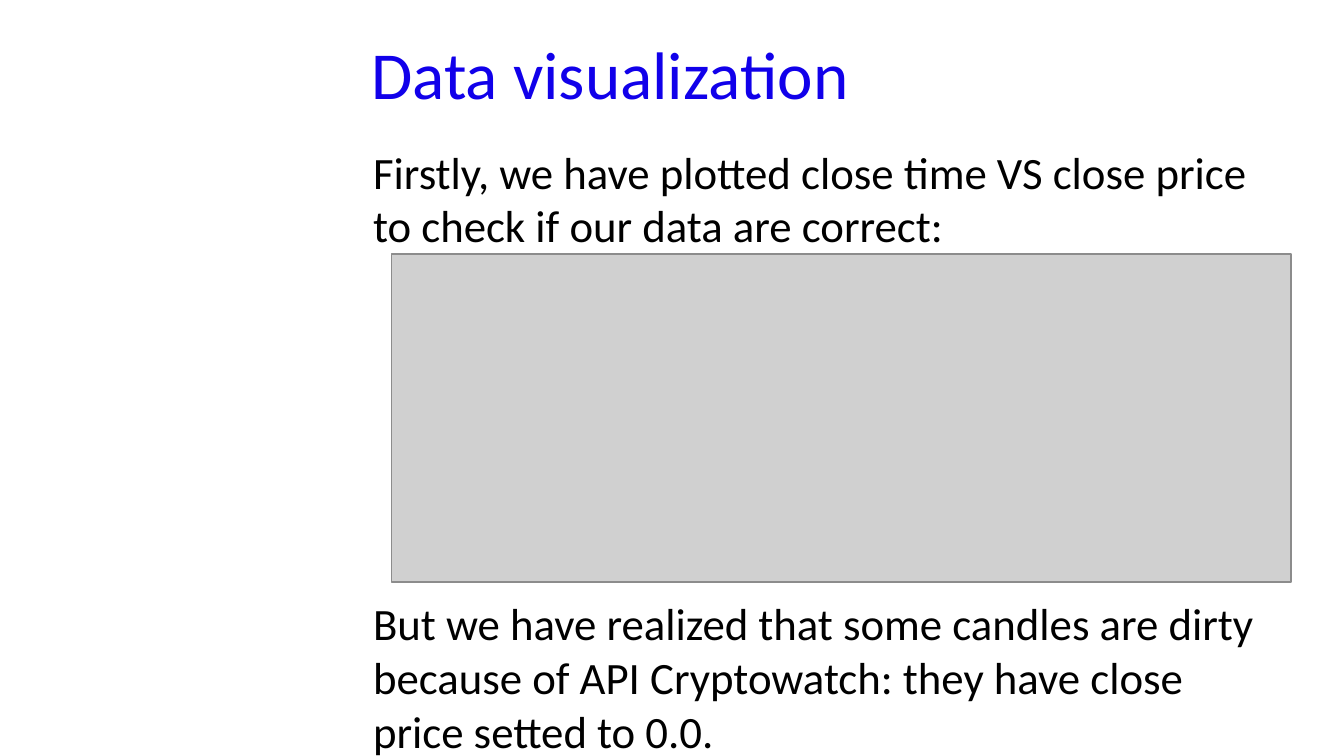
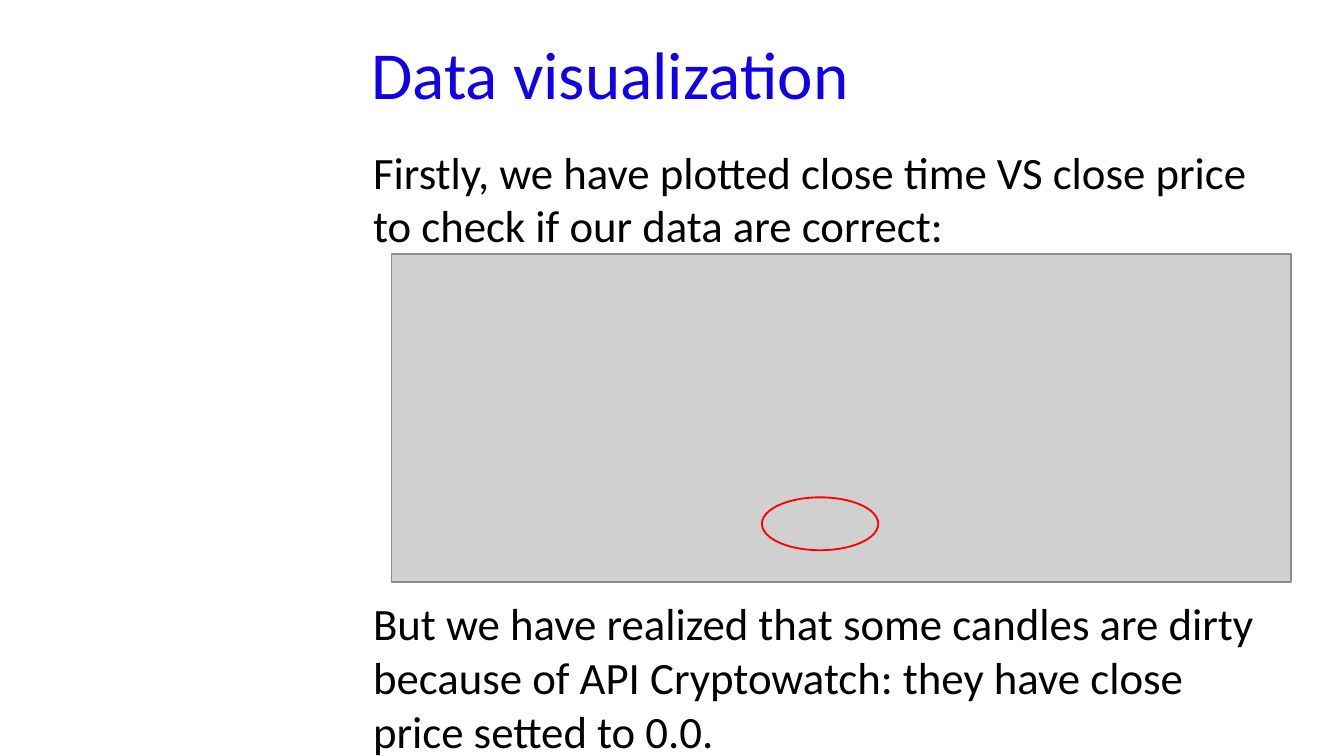
Before and after one commit to GabriM97/CryptoWolf, a slide deck: slide 35 of Student Presentation/Student_Presentation.odp. Drawn at 1344x756 pixels with LibreOffice and Linux fonts; fonts in the diff are those of the drawing; grey boxes stand for pictures; background and template pictures are left out. Boxes give left, top, right and bottom in pixels: in the first picture for what was removed or moved away, otherwise in the second. Text is boxed around its words. In the diff, an @@ line names an element or a change of style, - is before the commit and + after.

```diff
--- a/Student Presentation/Student_Presentation.odp
+++ b/Student Presentation/Student_Presentation.odp
@@ ellipse added at [762, 497, 879, 550], outline #FF0000 0.99 pt @@
```
Also in this commit, not shown: 7 other slides changed, 1 slide added, 2 other files.
